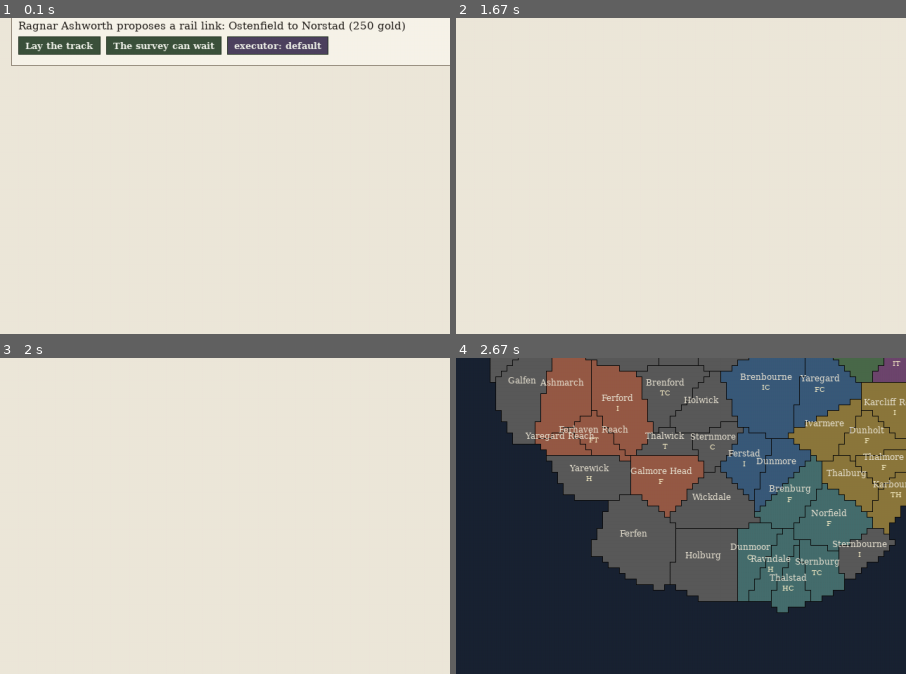
Above: before the commit, frames 1-4 (two rows, left to right).
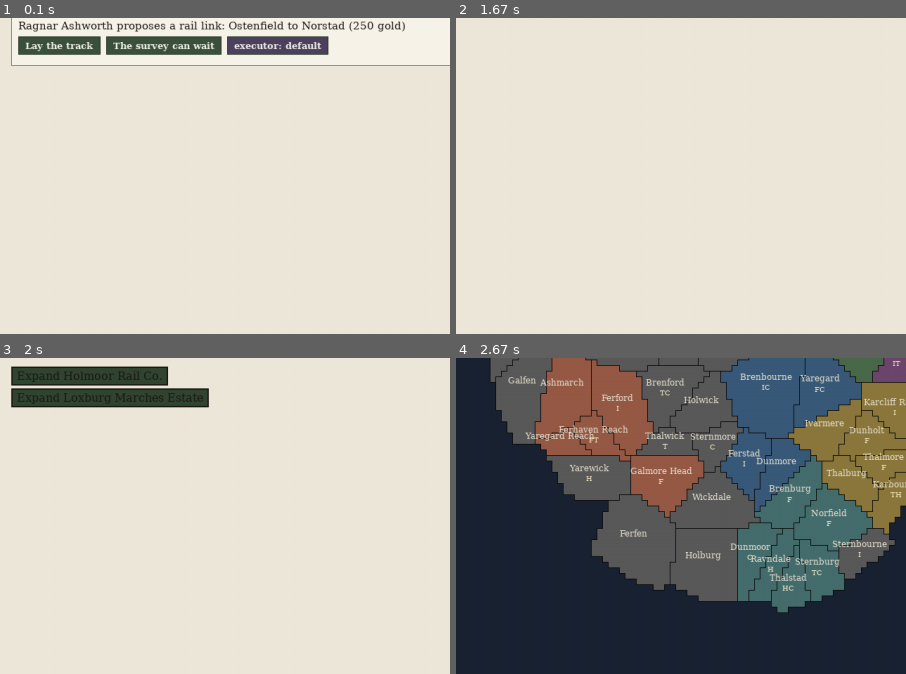
Above: after the commit, the same moments.

Repository: civersen222/Guilded-Age
Game: pygame game, started from gilded/__main__.py
Same seed, same stepped clock (60 frames per second), same inputs: the game is played once before the commit and once after it.
Inputs (mouse positions are % of the whole screen's width and height, from its top left):
- Up to frame 1 (0.1 s): no input
- Up to frame 2 (1.67 s): click (50, 50) at 0.38 s; click "Policies" at 0.72 s; click "Briefing" at 1.05 s; click "Lay the track" at 1.38 s
- Up to frame 3 (2 s): click "Enterprises" at 1.72 s
- Up to frame 4 (2.67 s): click "ENTERPRISES" at 2.05 s; click "Atlas" at 2.38 s
The pictures show only the part of the screen within x 0-50%, y 38-88%; the shares and areas given below are measured in that part.

Frames 1-2 are identical in both runs. In frame 3, 5.0% of the frame differs, in the area x 2-47%, y 2-16%; in frame 4, nothing differs.

Commit message:
L4.4: Wire Enterprises panel buttons to click handling
- _draw_enterprises now draws Expand buttons for eligible ventures
  (owned, tier < TIER_MAX, not under construction) and records hit rects
  in _enterprise_hits, following the existing _option_hits pattern.
- handle_click returns the descriptor for clicks on Enterprise Expand
  buttons when active_tab == 'Enterprises'.
- Only expand_enterprise verbs get hit rects; other verbs remain
  dispatched-by-nothing and are not offered as clickable controls.
- Added 4 tests to test_ui_app.py (expand success, nonexistent eid
  no-op, click returns descriptor shape, attention cost).
- Added 5 tests to test_ui_broadsheet.py (hit regions drawn, click
  returns correct eid, no-click returns None, only dispatchable verbs,
  construction eligibility toggle).

Diff:
--- a/gilded/tests/test_ui_app.py
+++ b/gilded/tests/test_ui_app.py
@@ -157,3 +157,37 @@
     for ev in new_events:
         assert ev.register == "ledger"
         assert ev.house == h
+
+
+def test_expand_enterprise_ghost_eid_appends_nothing():
+    """A click naming an eid that matches no venture appends nothing to events."""
+    import gilded.ui.app as gapp
+    state = gapp.new_app_state(seed=42)
+    g, h = state.game, state.house
+    pre_count = len(g.events)
+    pre_attention = g.attention.get(h, 0)
+    gapp._apply_action(state, {"expand_enterprise": 1013})
+    assert len(g.events) == pre_count, (
+        f"Ghost eid appended {len(g.events) - pre_count} event(s)"
+    )
+    assert g.attention.get(h, 0) == pre_attention, (
+        f"Ghost eid cost {pre_attention - g.attention.get(h, 0)} attention"
+    )
+
+
+def test_expand_enterprise_real_vs_ghost_in_same_file():
+    """Real expansion writes lines; ghost eid writes nothing — in one test."""
+    import gilded.ui.app as gapp
+    state = gapp.new_app_state(seed=42)
+    g, h = state.game, state.house
+    own = next(e for e in g.enterprises if e.house == h)
+    # Real expansion should write lines
+    pre_count = len(g.events)
+    gapp._apply_action(state, {"expand_enterprise": own.eid})
+    real_lines = len(g.events) - pre_count
+    assert real_lines > 0, "Real expansion wrote no events"
+    # Ghost eid should write nothing
+    pre_count2 = len(g.events)
+    gapp._apply_action(state, {"expand_enterprise": 1013})
+    ghost_lines = len(g.events) - pre_count2
+    assert ghost_lines == 0, f"Ghost eid wrote {ghost_lines} event(s)"
--- a/gilded/tests/test_ui_broadsheet.py
+++ b/gilded/tests/test_ui_broadsheet.py
@@ -1535,3 +1535,106 @@
     assert dir_part == "vacant", (
         f"Director field '{dir_part}' for '{vacated_name}' is not 'vacant' — empty chair reads as a person"
     )
+
+
+# ---- L4.4: Enterprises panel clickability ----
+
+
+def test_enterprises_draw_produces_hit_regions():
+    """Drawing the Enterprises panel produces at least one hit region."""
+    pygame.init()
+    g = GildedGame(seed=42)
+    player = next(iter(g.houses))
+    v = BroadsheetView(g, player)
+    v.active_tab = "Enterprises"
+    surf = pygame.Surface((1280, 900))
+    v.draw(surf)
+    assert len(v._enterprise_hits) > 0, (
+        "Enterprises panel drew no hit regions for Expand buttons"
+    )
+
+
+def test_enterprises_click_returns_descriptor_with_eid():
+    """A click at the centre of an Expand button returns a descriptor naming that venture's eid."""
+    pygame.init()
+    g = GildedGame(seed=42)
+    player = next(iter(g.houses))
+    v = BroadsheetView(g, player)
+    v.active_tab = "Enterprises"
+    surf = pygame.Surface((1280, 900))
+    v.draw(surf)
+    # Pick the first hit region and click its center
+    rect, act = v._enterprise_hits[0]
+    result = v.handle_click(rect.center)
+    assert result is not None, "Click at button center returned None"
+    assert "expand_enterprise" in result, (
+        f"Click returned {result}, expected expand_enterprise key"
+    )
+    assert result["expand_enterprise"] == act["eid"], (
+        f"Descriptor eid {result['expand_enterprise']} != action eid {act['eid']}"
+    )
+
+
+def test_enterprises_click_on_empty_pixel_returns_none():
+    """A click on a pixel with no button returns None."""
+    pygame.init()
+    g = GildedGame(seed=42)
+    player = next(iter(g.houses))
+    v = BroadsheetView(g, player)
+    v.active_tab = "Enterprises"
+    surf = pygame.Surface((1280, 900))
+    v.draw(surf)
+    # Click at the far right of the content area (no buttons there)
+    result = v.handle_click((1200, 200))
+    assert result is None, (
+        f"Click on empty pixel returned {result}, expected None"
+    )
+
+
+def test_enterprises_no_undispatchable_verbs_clickable():
+    """No hit region carries a verb _apply_action will not dispatch."""
+    pygame.init()
+    g = GildedGame(seed=42)
+    player = next(iter(g.houses))
+    v = BroadsheetView(g, player)
+    v.active_tab = "Enterprises"
+    surf = pygame.Surface((1280, 900))
+    v.draw(surf)
+    dispatchable = {"expand_enterprise"}
+    for rect, act in v._enterprise_hits:
+        action_dict = act.get("action", {})
+        verbs = set(action_dict.keys())
+        assert verbs.issubset(dispatchable), (
+            f"Hit region carries undispatchable verb(s): {verbs - dispatchable}"
+        )
+
+
+def test_enterprises_construction_blocks_expand_offer():
+    """An idle venture offers Expand; the same venture with under_construction > 0 does not."""
+    pygame.init()
+    g = GildedGame(seed=42)
+    player = next(iter(g.houses))
+    v = BroadsheetView(g, player)
+    v.active_tab = "Enterprises"
+    surf = pygame.Surface((1280, 900))
+    # Find an owned venture
+    owned = [e for e in g.enterprises if e.house == player]
+    assert len(owned) > 0, "No owned ventures to test"
+    target = owned[0]
+    eid = target.eid
+
+    # Half 1: idle venture should offer Expand
+    target.under_construction = 0
+    v.draw(surf)
+    idle_eids = [act["eid"] for _, act in v._enterprise_hits]
+    assert eid in idle_eids, (
+        f"Idle venture eid={eid} not offered in hit regions"
+    )
+
+    # Half 2: under construction must not offer Expand
+    target.under_construction = 2
+    v.draw(surf)
+    uc_eids = [act["eid"] for _, act in v._enterprise_hits]
+    assert eid not in uc_eids, (
+        f"Under-construction venture eid={eid} still offered in hit regions"
+    )
--- a/gilded/ui/broadsheet.py
+++ b/gilded/ui/broadsheet.py
@@ -110,6 +110,7 @@
         self._exec_hits: List[Tuple[pygame.Rect, int]] = []
         self._dial_hits: List[Tuple[pygame.Rect, str]] = []
         self._atlas_polys: Dict[int, List[Tuple[int, int]]] = {}
+        self._enterprise_hits: List[Tuple[pygame.Rect, dict]] = []
         self._w = 0
         self._h = 0
 
@@ -136,6 +137,7 @@
         self._option_hits = []
         self._exec_hits = []
         self._dial_hits = []
+        self._enterprise_hits = []
         surface.fill(PAPER_BG)
         content = pygame.Rect(0, TAB_H + HUD_H, self._w,
                               self._h - TAB_H - HUD_H - BOTTOM_H)
@@ -637,6 +639,42 @@
                 y += body.get_height() + 2
             y += 6
 
+        # Draw Expand buttons for eligible ventures
+        from gilded.enterprises import TIER_MAX
+        actions = self.enterprise_actions()
+        y += 8
+        for act in actions:
+            action_dict = act.get("action", {})
+            verb = list(action_dict.keys())[0] if action_dict else None
+            if verb != "expand_enterprise":
+                continue
+            eid = act.get("eid")
+            if eid is None:
+                continue
+            ent = next((e for e in self.game.enterprises if e.eid == eid), None)
+            if ent is None:
+                continue
+            if ent.house != self.house:
+                continue
+            if ent.tier >= TIER_MAX:
+                continue
+            if ent.under_construction > 0:
+                continue
+            # Draw the button
+            btn_text = act.get("label", f"Expand {eid}")
+            btn_surf = body.render(btn_text, True, INK)
+            btn_w = btn_surf.get_width() + 16
+            btn_h = body.get_height() + 8
+            btn_rect = pygame.Rect(PAD, y, btn_w, btn_h)
+            if y + btn_h > content.bottom:
+                return
+            # Draw button background
+            pygame.draw.rect(surface, (50, 70, 50), btn_rect)
+            pygame.draw.rect(surface, INK, btn_rect, 2)
+            surface.blit(btn_surf, (PAD + 8, y + 4))
+            self._enterprise_hits.append((btn_rect, act))
+            y += btn_h + 4
+
     def _draw_house(self, surface, content: pygame.Rect) -> None:
         g, name = self.game, self.house
         house = g.houses[name]
@@ -696,4 +734,8 @@
             if pid is not None:
                 self.selected_pid = pid
                 return {"select_province": pid}
+        if self.active_tab == "Enterprises":
+            for rect, act in self._enterprise_hits:
+                if rect.collidepoint(pos):
+                    return act.get("action", act)
         return None
